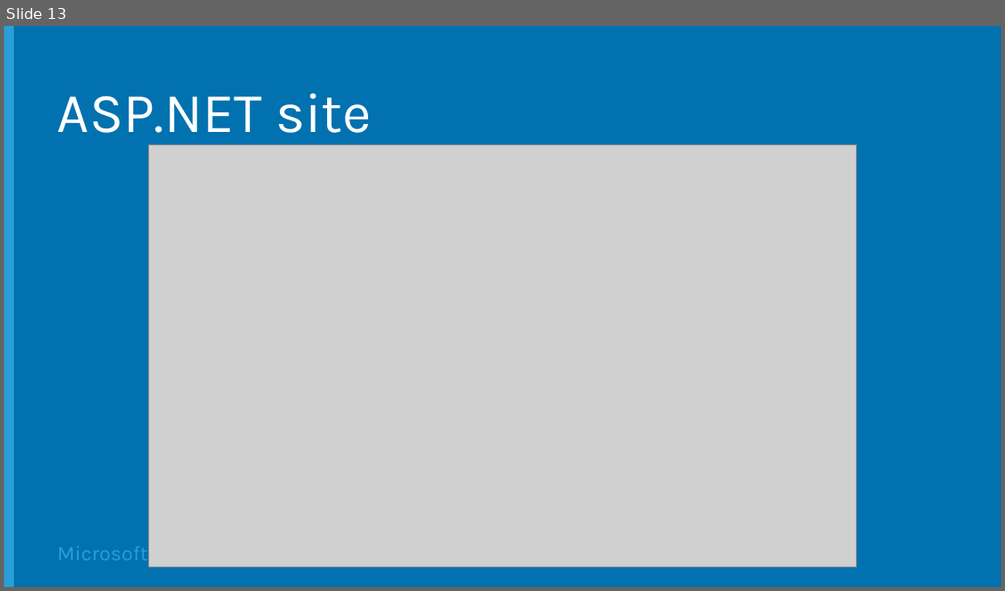
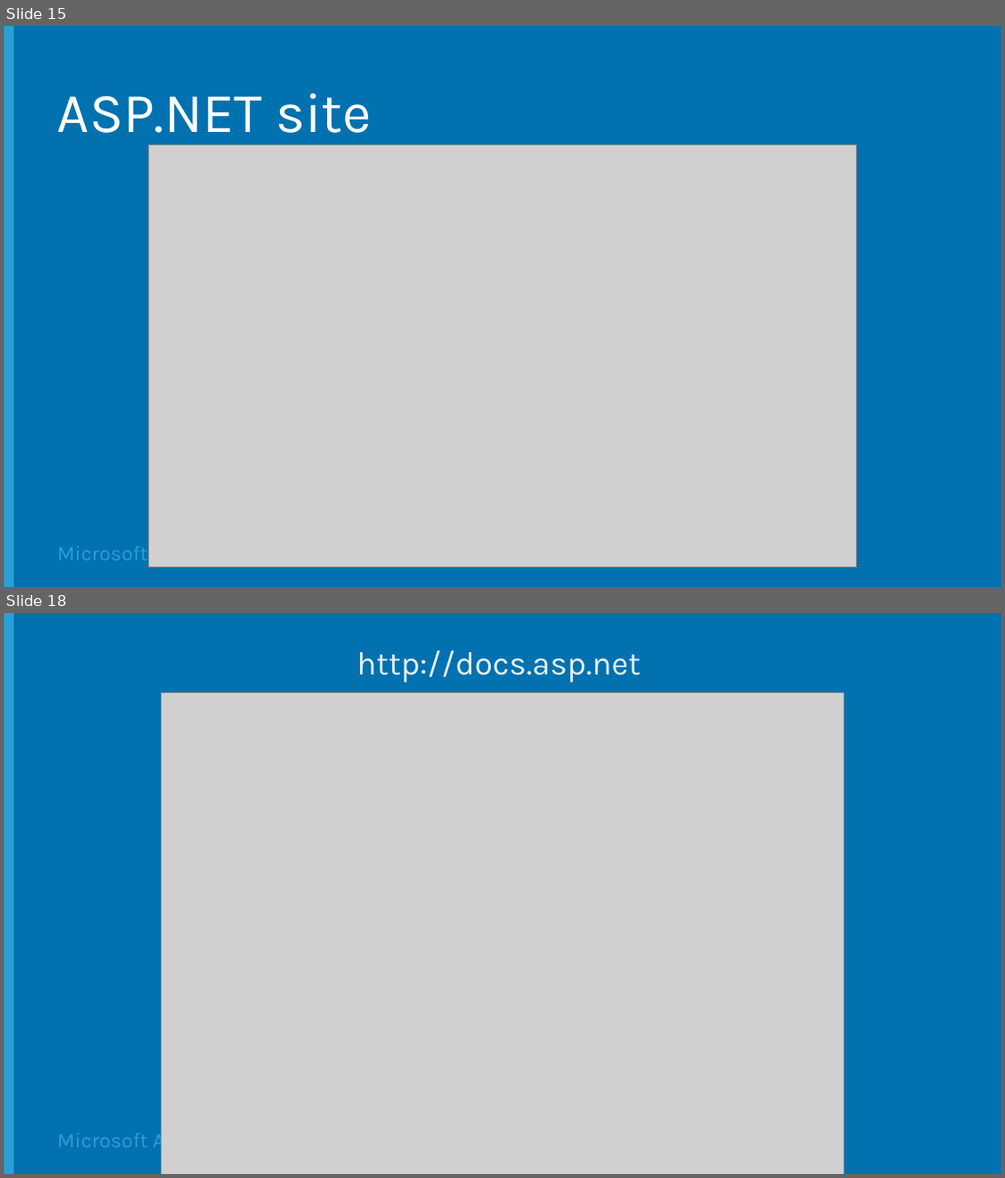
Before and after one commit to Microsoft-Web/WebCampTrainingKit, a slide deck: Presentation/Conclusion/Conclusion.pptx. Shown one above the other, each under a label of ours: slide 13 before the commit, slides 15 and 18 after it; the slides between them are not shown. The pictures are 1005x591 and 1005x1178 pixels, drawn with LibreOffice and Linux fonts; fonts in the diff are those of the drawing; grey boxes stand for pictures; background and template pictures are left out. Boxes give left, top, right and bottom in pixels: in the first picture for what was removed or moved away, otherwise in the second. Text is boxed around its words. In the diff, an @@ line names an element or a change of style, - is before the commit and + after.

```diff
--- a/Presentation/Conclusion/Conclusion.pptx
+++ b/Presentation/Conclusion/Conclusion.pptx
@@ slide 18 added at <box>4,613,1001,1174</box>, background #0171B0; not listed: 2 template elements that a slide beside it also shows @@
@@ text added at <box>356,650,640,682</box>, 31.4 pt, text #E7F2FC @@
+http://docs.asp.net
@@ picture added at <box>161,693,844,1174</box> @@
@@ what was slide 13 is now slide 15 @@
```
Also in this commit, not shown: 1 slide changed, 5 other slides added, 4 other files.
